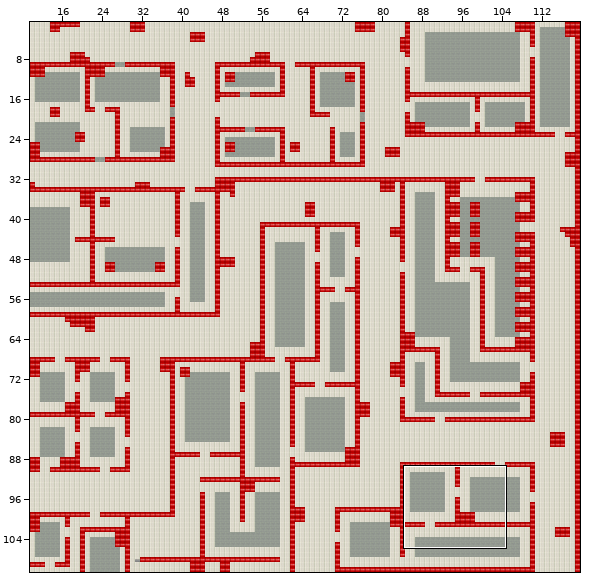
Tiled map -- data/map/area02.tmx. Above, an overview of the earlier version with the close-up marked.
Close-up. First the earlier version:
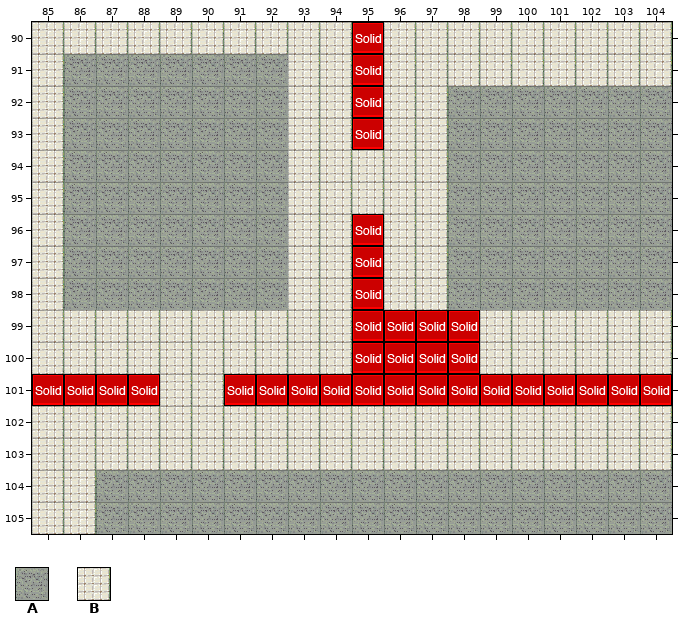
Cells are 32x32 px. Shown: x 85..104, y 90..105. The commit also changed other parts of the map, which this record leaves out.
Key: from "textures": A 0, B 1.
_ is an empty cell, # one hidden under a higher layer.
Layers that did not change in this view are not listed.
Layer "background" before, first column x 85:
 90 BBBBBBBBBB#BBBBBBBBB
 91 BAAAAAAABB#BBBBBBBBB
 92 BAAAAAAABB#BBAAAAAAA
 93 BAAAAAAABB#BBAAAAAAA
 94 BAAAAAAABBBBBAAAAAAA
 95 BAAAAAAABBBBBAAAAAAA
 96 BAAAAAAABB#BBAAAAAAA
 97 BAAAAAAABB#BBAAAAAAA
 98 BAAAAAAABB#BBAAAAAAA
 99 BBBBBBBBBB####BBBBBB
100 BBBBBBBBBB####BBBBBB
101 ####BB##############
102 BBBBBBBBBBBBBBBBBBBB
103 BBBBBBBBBBBBBBBBBBBB
104 BBAAAAAAAAAAAAAAAAAA
105 BBAAAAAAAAAAAAAAAAAA
After the commit:
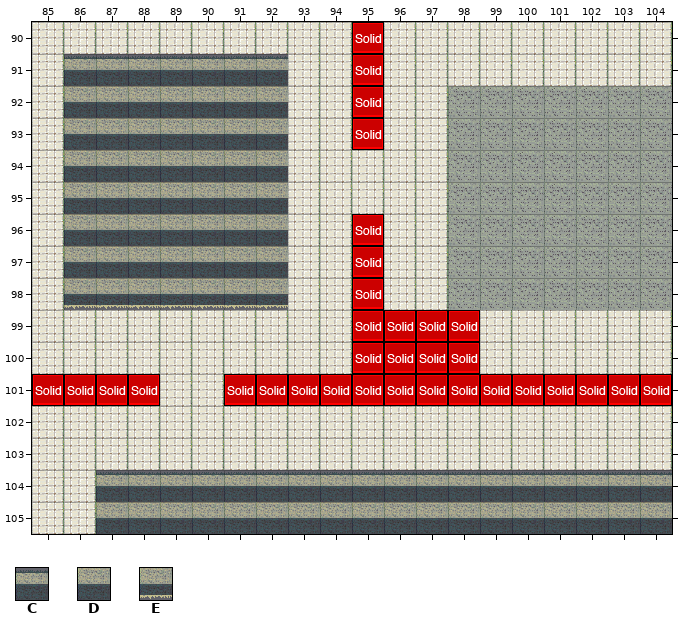
Further tiles: from "textures": C 11, D 26, E 41.
From old to new:
{"where": "layer \"background\""}
{"y":91,"x":86,"old":"AAAAAAA","new":"CCCCCCC"}
{"y":92,"x":86,"old":"AAAAAAA","new":"DDDDDDD"}
{"y":93,"x":86,"old":"AAAAAAA","new":"DDDDDDD"}
{"y":94,"x":86,"old":"AAAAAAA","new":"DDDDDDD"}
{"y":95,"x":86,"old":"AAAAAAA","new":"DDDDDDD"}
{"y":96,"x":86,"old":"AAAAAAA","new":"DDDDDDD"}
{"y":97,"x":86,"old":"AAAAAAA","new":"DDDDDDD"}
{"y":98,"x":86,"old":"AAAAAAA","new":"EEEEEEE"}
{"y":104,"x":87,"old":"AAAAAAAAAAAAAAAAAA","new":"CCCCCCCCCCCCCCCCCC"}
{"y":105,"x":87,"old":"AAAAAAAAAAAAAAAAAA","new":"DDDDDDDDDDDDDDDDDD"}
